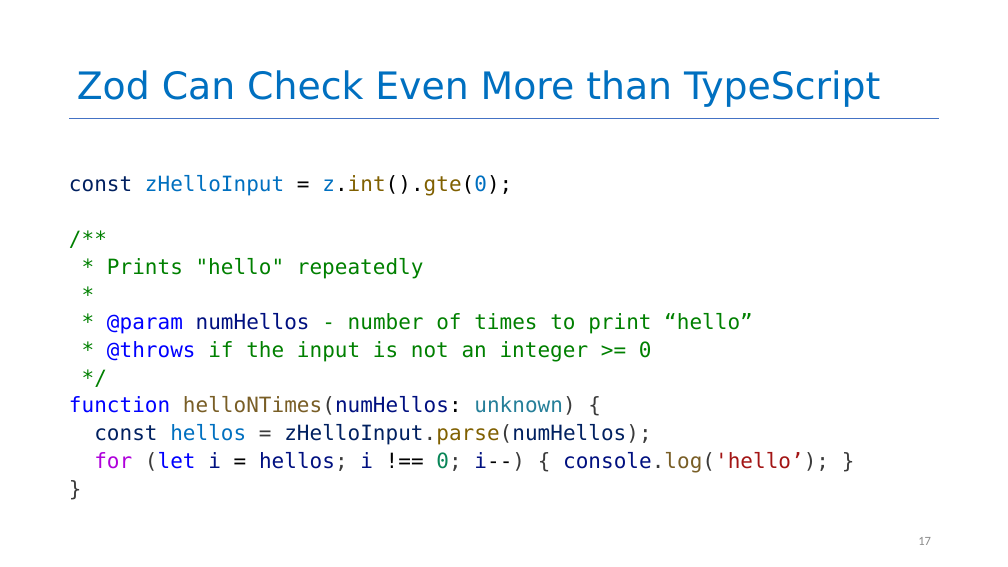
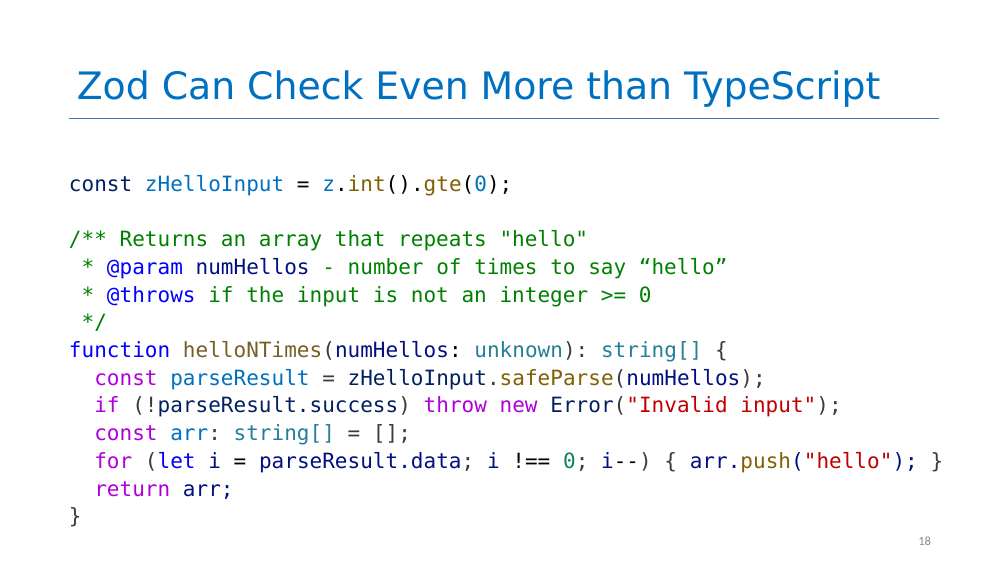
Before and after one commit to rimshaTest/CS4530-Spring-2026, a slide deck: slide 18 of Slides/Module 03.1 Trusting TypeScript.pptx (slide 17 before the commit). Drawn at 1008x567 pixels with LibreOffice and Linux fonts; fonts in the diff are those of the drawing. Boxes give left, top, right and bottom in pixels: in the first picture for what was removed or moved away, otherwise in the second. Text is boxed around its words. In the diff, an @@ line names an element or a change of style, - is before the commit and + after.

```diff
--- a/Slides/Module 03.1 Trusting TypeScript.pptx
+++ b/Slides/Module 03.1 Trusting TypeScript.pptx
@@ text at box(107, 230, 728, 279): text changed @@
-/**
-* Prints "hello" repeatedly
-*
-* @param numHellos - number of times to print “hello”
+/** Returns an array that repeats "hello"
+* @param numHellos - number of times to say “hello”
@@ text at box(69, 341, 918, 499): text changed @@
-function helloNTimes(numHellos: unknown) {
-const hellos = zHelloInput.parse(numHellos);
-for (let i = hellos; i !== 0; i--) { console.log('hello’); }
+function helloNTimes(numHellos: unknown): string[] {
+const parseResult = zHelloInput.safeParse(numHellos);
+if (!parseResult.success) throw new Error("Invalid input");
+const arr: string[] = [];
+for (let i = parseResult.data; i !== 0; i--) { arr.push("hello"); }
+return arr;
@@ page number at box(918, 536, 931, 545): text changed @@
-17
+18
```
Also in this commit, not shown: 12 other slides changed, 1 slide added, 4 other files.
